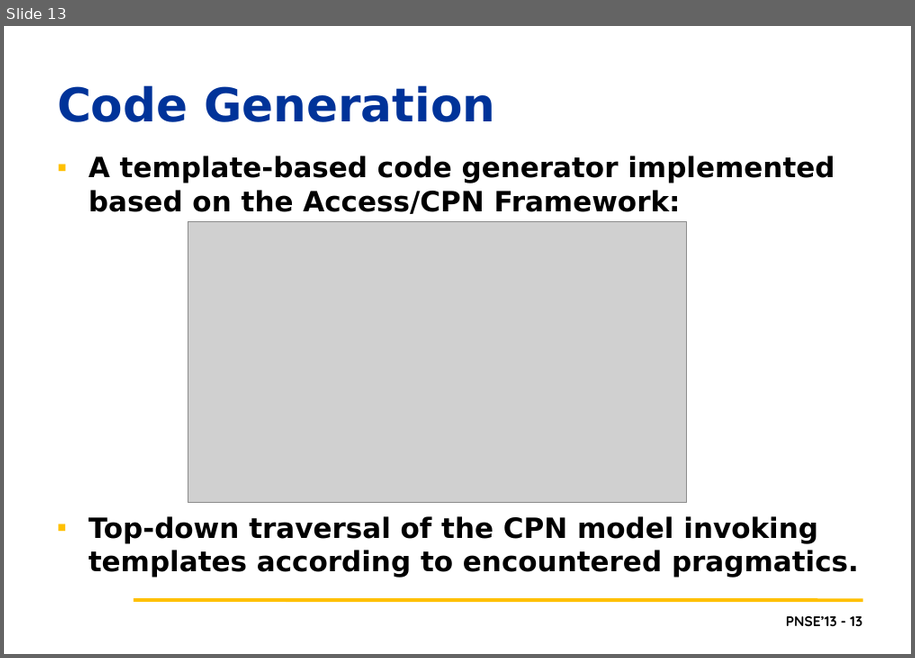
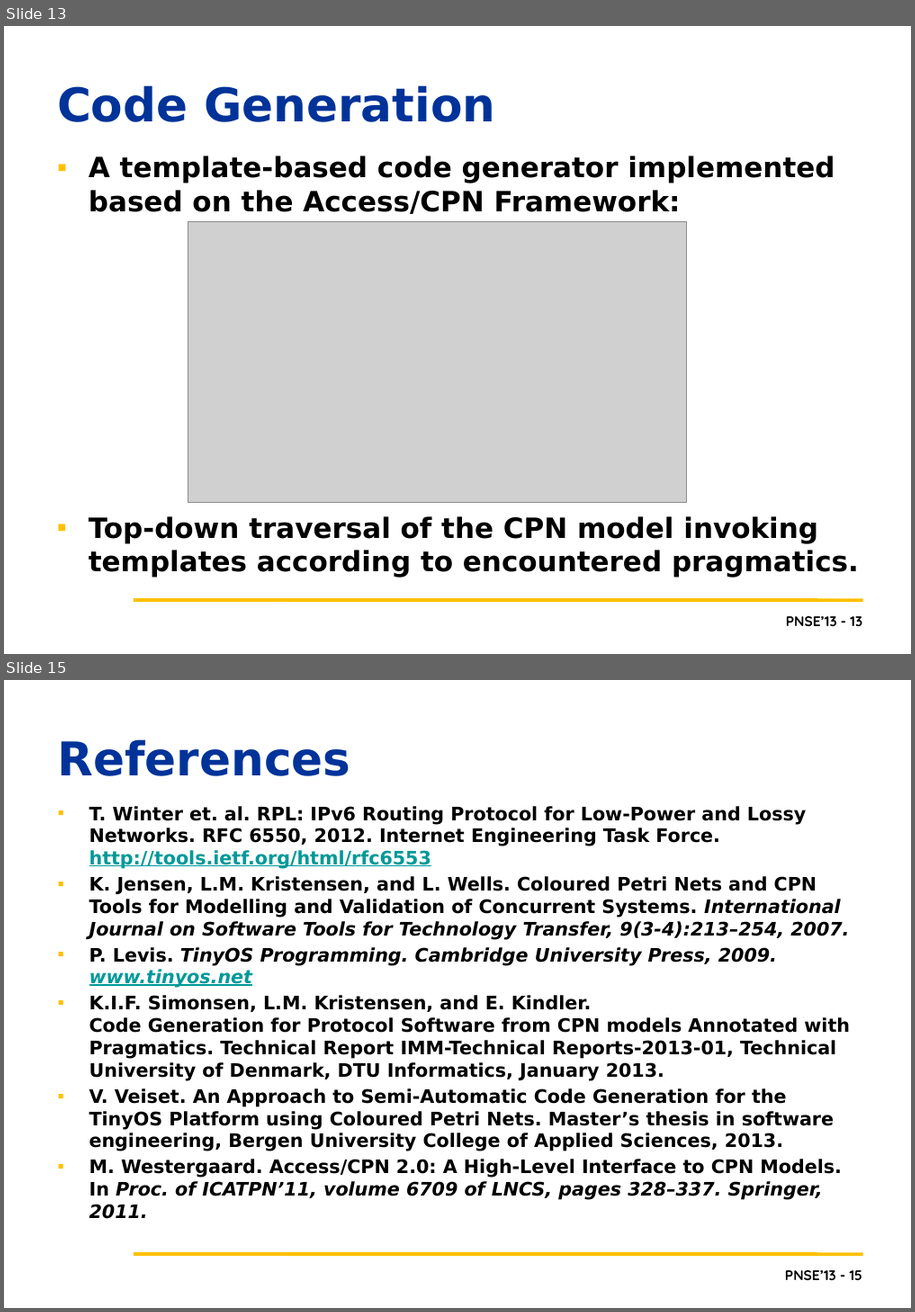
Before and after one commit to lmkr/pnse13roll, a slide deck: LMKPNSE2013.pptx. Shown one above the other, each under a label of ours: slide 13 before the commit, slides 13 and 15 after it; the slides between them are not shown. The pictures are 915x658 and 915x1312 pixels, drawn with LibreOffice and Linux fonts; fonts in the diff are those of the drawing; grey boxes stand for pictures; background and template pictures are left out. Boxes give left, top, right and bottom in pixels: in the first picture for what was removed or moved away, otherwise in the second. Text is boxed around its words. In the diff, an @@ line names an element or a change of style, - is before the commit and + after.

```diff
--- a/LMKPNSE2013.pptx
+++ b/LMKPNSE2013.pptx
@@ slide 15 added at (4,680,911,1308), background #FFFFFF; not listed: 2 template elements that a slide beside it also shows @@
@@ title added at (58,739,351,776), 40 pt, text #003399, bold @@
+References
@@ text added at (90,806,850,1219), 16 pt, text #000000, bold @@
+▪ T. Winter et. al. RPL: IPv6 Routing Protocol for Low-Power and Lossy Networks. RFC 6550, 2012. Internet Engineering Task Force. http://tools.ietf.org/html/rfc6553
+▪ K. Jensen, L.M. Kristensen, and L. Wells. Coloured Petri Nets and CPN Tools for Modelling and Validation of Concurrent Systems. International Journal on Software Tools for Technology Transfer, 9(3-4):213–254, 2007.
+▪ P. Levis. TinyOS Programming. Cambridge University Press, 2009. www.tinyos.net
+▪ K.I.F. Simonsen, L.M. Kristensen, and E. Kindler.
+  Code Generation for Protocol Software from CPN models Annotated with Pragmatics. Technical Report IMM-Technical Reports-2013-01, Technical University of Denmark, DTU Informatics, January 2013.
+▪ V. Veiset. An Approach to Semi-Automatic Code Generation for the TinyOS Platform using Coloured Petri Nets. Master’s thesis in software engineering, Bergen University College of Applied Sciences, 2013.
+▪ M. Westergaard. Access/CPN 2.0: A High-Level Interface to CPN Models. In Proc. of ICATPN’11, volume 6709 of LNCS, pages 328–337. Springer, 2011.
```
Also in this commit, not shown: 11 slides changed, 1 other slide added.
